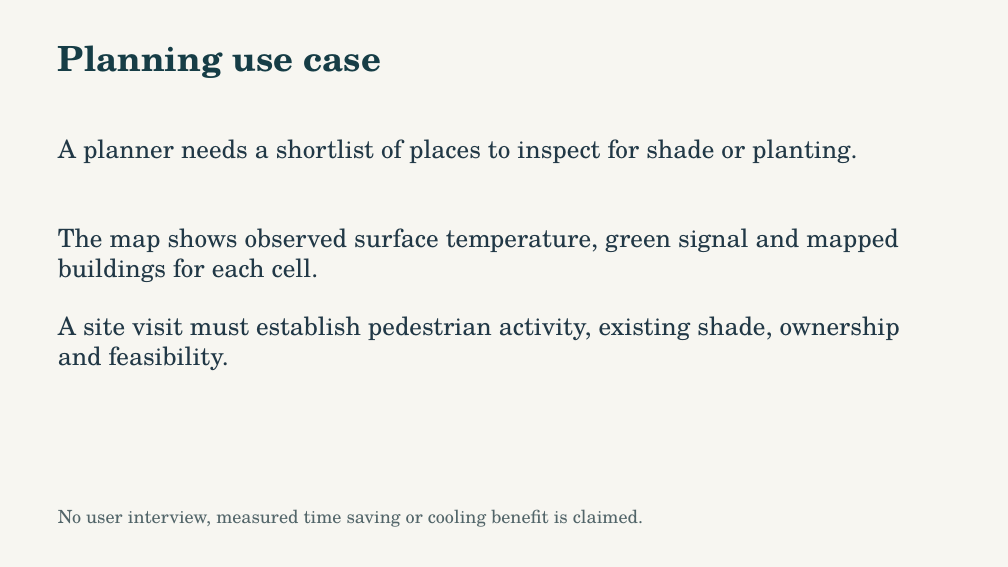
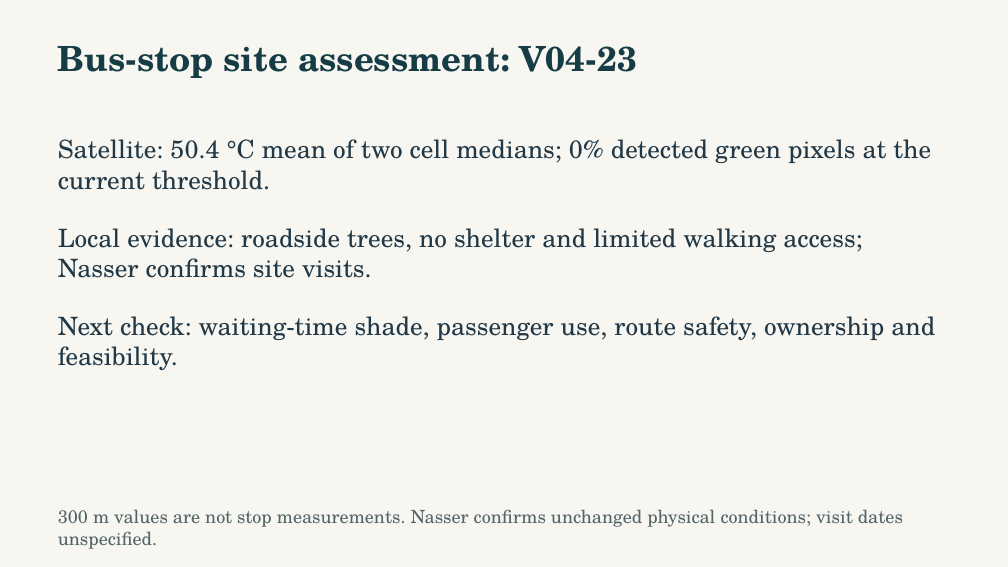
Before and after one commit to NasserAlhuri/spaceHacathon, a slide deck: slide 3 of docs/UrbanHeat-AlKhor-Pitch.pptx. Drawn at 1008x567 pixels with LibreOffice and Linux fonts; fonts in the diff are those of the drawing. Boxes give left, top, right and bottom in pixels: in the first picture for what was removed or moved away, otherwise in the second. Text is boxed around its words. In the diff, an @@ line names an element or a change of style, - is before the commit and + after.

Commit message:
Publish approved Al Khor local evidence, improved map, twelve-slide pitch and expanded verification

```diff
--- a/docs/UrbanHeat-AlKhor-Pitch.pptx
+++ b/docs/UrbanHeat-AlKhor-Pitch.pptx
@@ text at <box>58,46,637,78</box>: text changed @@
-Planning use case
+Bus-stop site assessment: V04-23
@@ text at <box>58,139,931,190</box>: text changed @@
-A planner needs a shortlist of places to inspect for shade or planting.
+Satellite: 50.4 °C mean of two cell medians; 0% detected green pixels at the current threshold.
@@ text at <box>58,228,862,278</box>: text changed @@
-The map shows observed surface temperature, green signal and mapped buildings for each cell.
+Local evidence: roadside trees, no shelter and limited walking access; Nasser confirms site visits.
@@ text at <box>58,316,935,370</box>: text changed @@
-A site visit must establish pedestrian activity, existing shade, ownership and feasibility.
+Next check: waiting-time shade, passenger use, route safety, ownership and feasibility.
@@ text at <box>58,509,903,549</box>: text changed @@
-No user interview, measured time saving or cooling benefit is claimed.
+300 m values are not stop measurements. Nasser confirms unchanged physical conditions; visit dates unspecified.
```
Also in this commit, not shown: 10 other slides changed, 32 other files.
